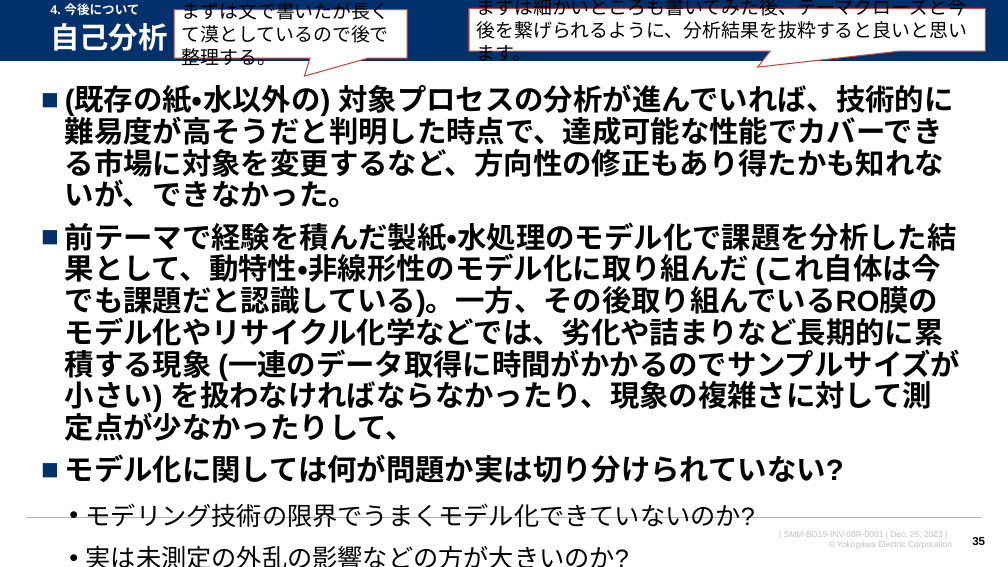
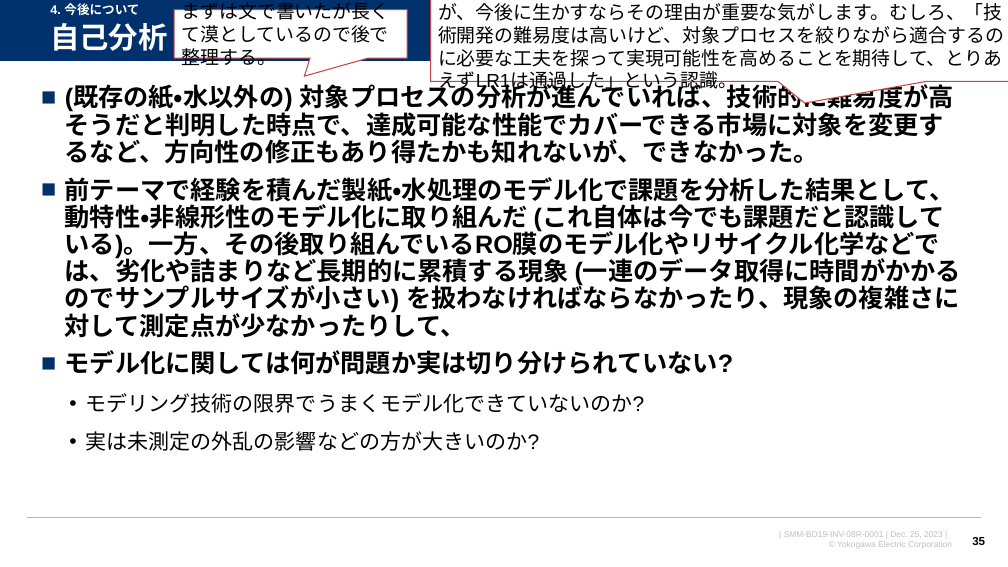
Before and after one commit to watarukumagai-git/opt, a slide deck: slide 35 of SoS/20231213_連携最適_LR2資料_kuma.pptx. Drawn at 1008x567 pixels with LibreOffice and Linux fonts; fonts in the diff are those of the drawing; background and template pictures are left out. Boxes give left, top, right and bottom in pixels: in the first picture for what was removed or moved away, otherwise in the second. Text is boxed around its words. In the diff, an @@ line names an element or a change of style, - is before the commit and + after.

```diff
--- a/SoS/20231213_連携最適_LR2資料_kuma.pptx
+++ b/SoS/20231213_連携最適_LR2資料_kuma.pptx
@@ speech box "考察1は「市場調査・分析の進捗が無かった」とも言い換えられますが、今後に生かすならその理由が重要な気がします。むしろ、「 ...": place and size @@
-speech box "考察1は「市場調査・分析の進捗が無かった」とも言い換えられますが、今後に生かすならその理由が重要な気がします。むしろ、「 ..." at [469, 8, 985, 51]
+speech box "考察1は「市場調査・分析の進捗が無かった」とも言い換えられますが、今後に生かすならその理由が重要な気がします。むしろ、「 ..." at [431, 0, 1008, 82]
@@ speech box "考察1は「市場調査・分析の進捗が無かった」とも言い換えられますが、今後に生かすならその理由が重要な気がします。むしろ、「 ..." at [431, 0, 1008, 82]: proportions changed @@
@@ text in speech box at [438, 3, 1004, 93]: text changed @@
-まずは細かいところも書いてみた後、テーマクローズと今後を繋げられるように、分析結果を抜粋すると良いと思います。
+考察1は「市場調査・分析の進捗が無かった」とも言い換えられますが、今後に生かすならその理由が重要な気がします。むしろ、「技術開発の難易度は高いけど、対象プロセスを絞りながら適合するのに必要な工夫を探って実現可能性を高めることを期待して、とりあえずLR1は通過した」という認識。
@@ text "(既存の紙・水以外の) 対象プロセスの分析が進んでいれば、技術的に難易度が高そうだと判明した時点で、達成可能な性能でカバ ..." at [65, 81, 961, 451]: size 28 to 24 pt in "(既存の紙・水以外の) 対象プロセスの分析が進んでいれば、技術的に難易度が高そうだと判明した時点で、達成可能な性能でカバ ...", "前テーマで経験を積んだ製紙・水処理のモデル化で課題を分析した結果として、動特性・非線形性のモデル化に取り組んだ (これ自 ...", "モデル化に関しては何が問題か実は切り分けられていない?"; size 24 to 20 pt in "モデリング技術の限界でうまくモデル化できていないのか?", "実は未測定の外乱の影響などの方が大きいのか?" @@
```
Also in this commit, not shown: 1 other slide changed.
